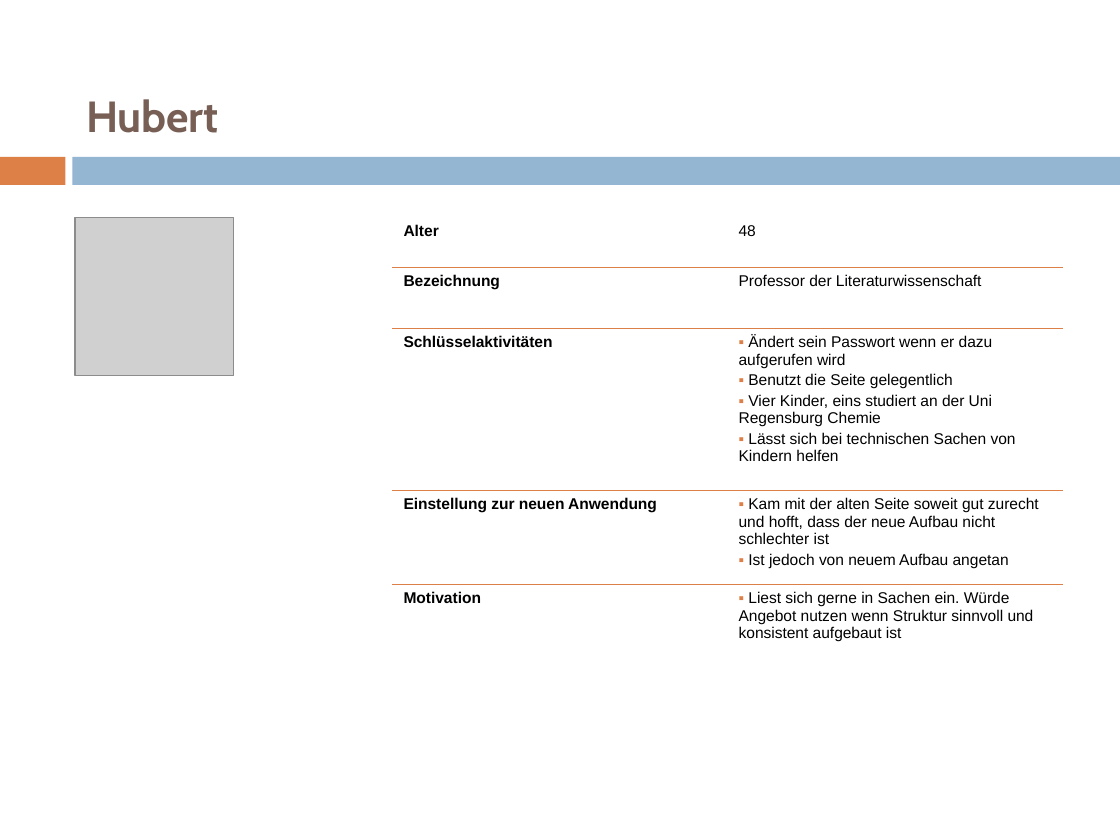
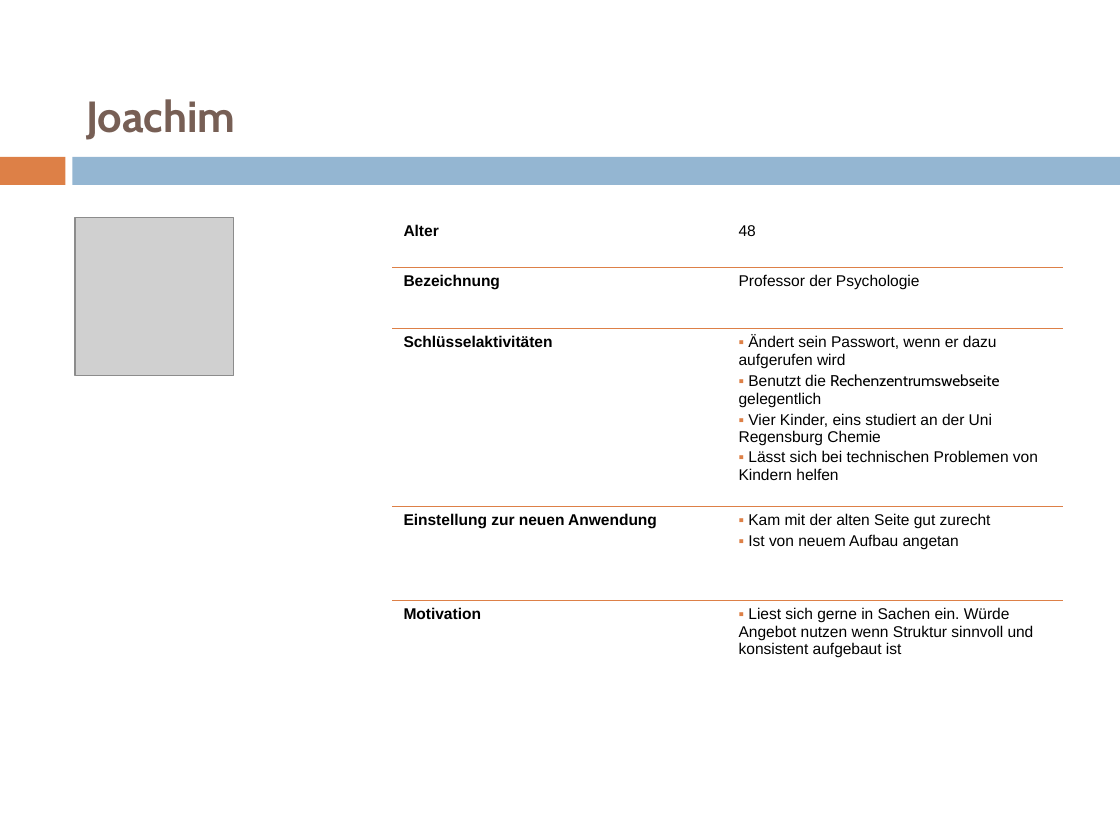
Before and after one commit to pinkdroyd/redesign-ur-rz, a slide deck: slide 12 of Personas und Szenarien/Personas_Redesign_RZ.pptx. Drawn at 1120x840 pixels with LibreOffice and Linux fonts; fonts in the diff are those of the drawing; grey boxes stand for pictures. Boxes give left, top, right and bottom in pixels: in the first picture for what was removed or moved away, otherwise in the second. Text is boxed around its words. In the diff, an @@ line names an element or a change of style, - is before the commit and + after.

```diff
--- a/Personas und Szenarien/Personas_Redesign_RZ.pptx
+++ b/Personas und Szenarien/Personas_Redesign_RZ.pptx
@@ title at (x1=86, y1=99, x2=235, y2=140): text changed @@
-Hubert
+Joachim
@@ table at (x1=392, y1=217, x2=1062, y2=731) @@
-row 2, column 2: Professor der Literaturwissenschaft
+row 2, column 2: Professor der Psychologie
-row 3, column 2: Ändert sein Passwort wenn er dazu aufgerufen wird / Benutzt die Seite gelegentlich / Vier Kinder, eins studiert an der Uni Regensburg Chemie / Lässt sich bei technischen Sachen von Kindern helfen
+row 3, column 2: Ändert sein Passwort, wenn er dazu aufgerufen wird / Benutzt die Rechenzentrumswebseite gelegentlich / Vier Kinder, eins studiert an der Uni Regensburg Chemie / Lässt sich bei technischen Problemen von Kindern helfen
-row 4, column 2: Kam mit der alten Seite soweit gut zurecht und hofft, dass der neue Aufbau nicht schlechter ist / Ist jedoch von neuem Aufbau angetan
+row 4, column 2: Kam mit der alten Seite gut zurecht / Ist von neuem Aufbau angetan
```
Also in this commit, not shown: 16 other slides changed, 1 other file.
